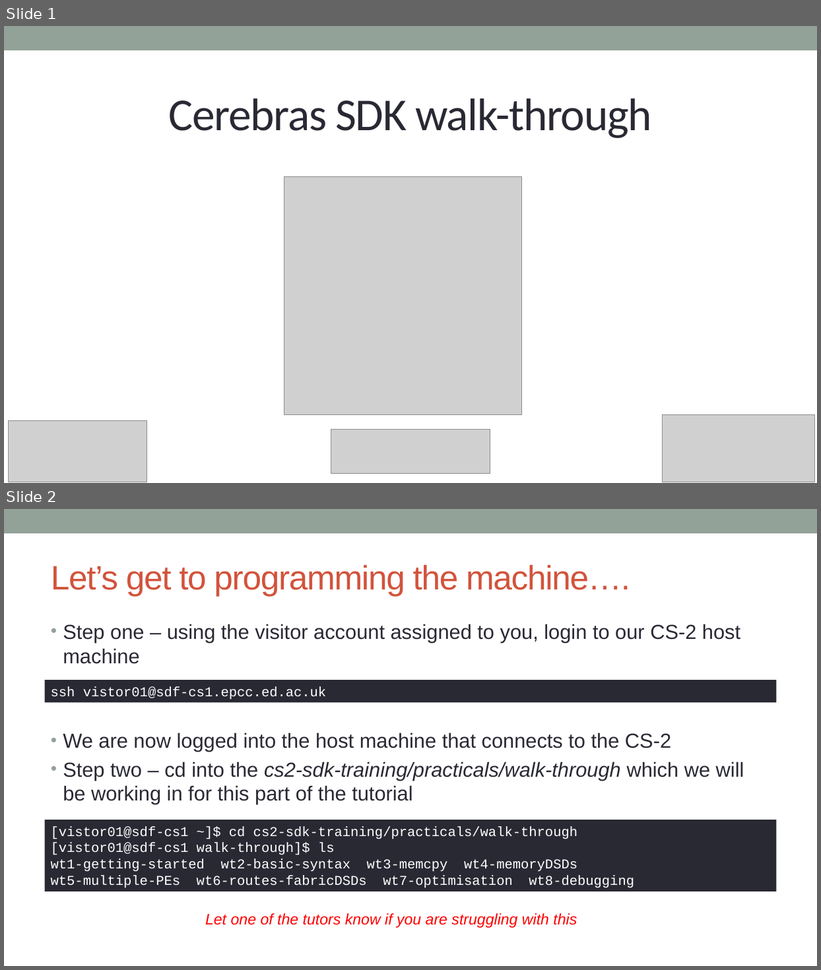
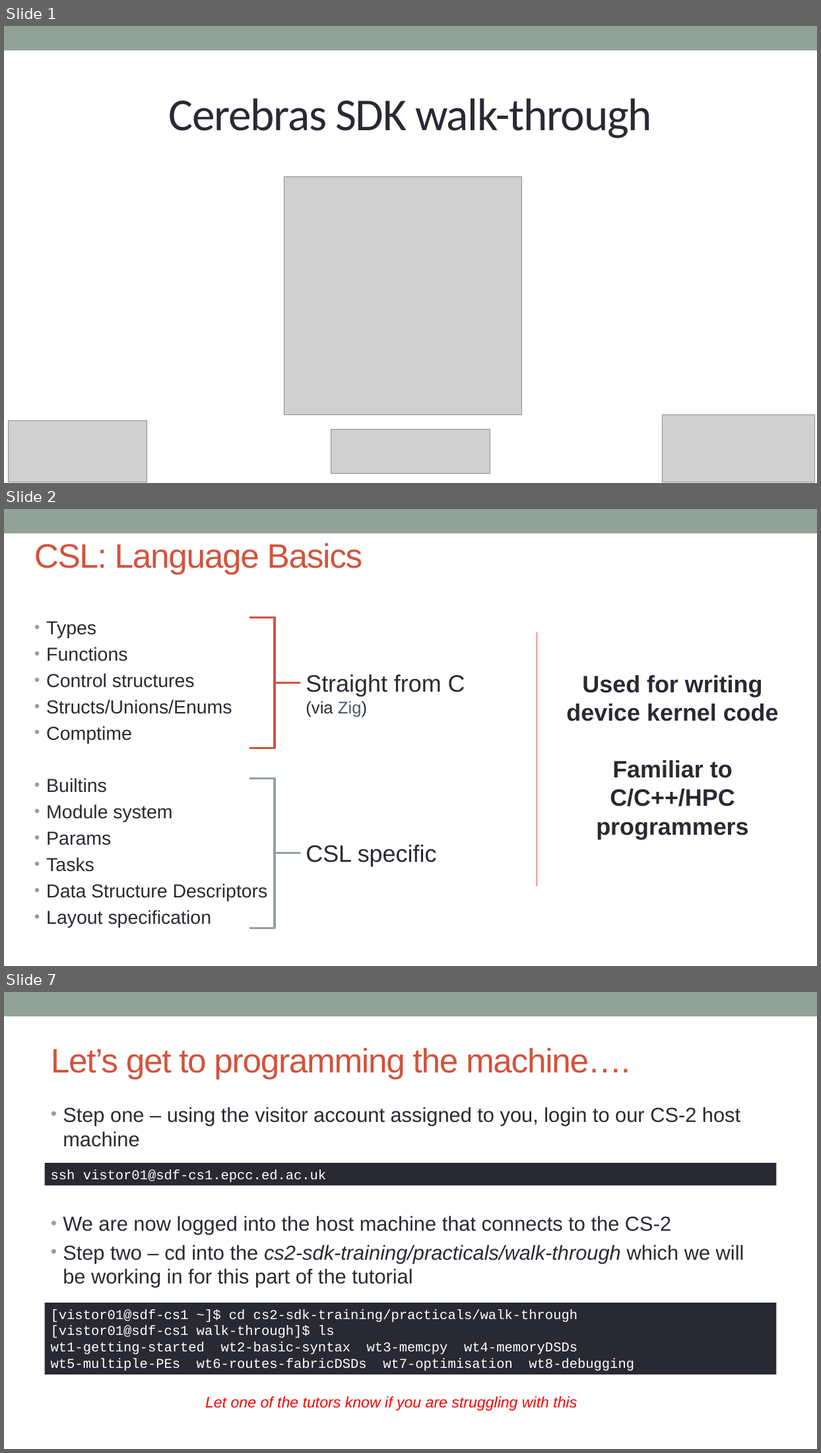
Before and after one commit to EPCCed/cs2-sdk-training, a slide deck: lectures/Cerebras SDK walkthrough.pptx. Shown one above the other, each under a label of ours: slides 1 and 2 before the commit, slides 1, 2 and 7 after it; the slides between them are not shown. The pictures are 821x970 and 821x1453 pixels, drawn with LibreOffice and Linux fonts; fonts in the diff are those of the drawing; grey boxes stand for pictures. Boxes give left, top, right and bottom in pixels: in the first picture for what was removed or moved away, otherwise in the second. Text is boxed around its words. In the diff, an @@ line names an element or a change of style, - is before the commit and + after.

```diff
--- a/lectures/Cerebras SDK walkthrough.pptx
+++ b/lectures/Cerebras SDK walkthrough.pptx
@@ slide 2 added at [4,509,817,966], background #FFFFFF; not listed: 1 template element that a slide beside it also shows @@
@@ title added at [34,543,363,574], 40 pt, text #D2533C @@
+CSL: Language Basics
@@ text added at [46,621,268,928], 22.2 pt, text #292934 @@
+• Types
+• Functions
+• Control structures
+• Structs/Unions/Enums
+• Comptime
+• Builtins
+• Module system
+• Params
+• Tasks
+• Data Structure Descriptors
+• Layout specification
@@ right brace added at [250,618,300,748], outline #D2533C 2.5 pt @@
@@ line added from (537, 632) to (537, 887), #D2533C 0.75 pt @@
@@ text added at [306,675,465,718], 28 pt, text #292934 @@
+Straight from C
+(via Zig)
@@ text added at [566,675,779,722], 28 pt, text #292934, bold @@
+Used for writing device kernel code
+Familiar to C/C++/HPC programmers
@@ right brace added at [250,779,300,929], outline #93A299 2.5 pt @@
@@ text added at [306,845,437,867], 28 pt, text #292934 @@
+CSL specific
@@ what was slide 2 is now slide 7 @@
```
Also in this commit, not shown: 4 other slides added.
